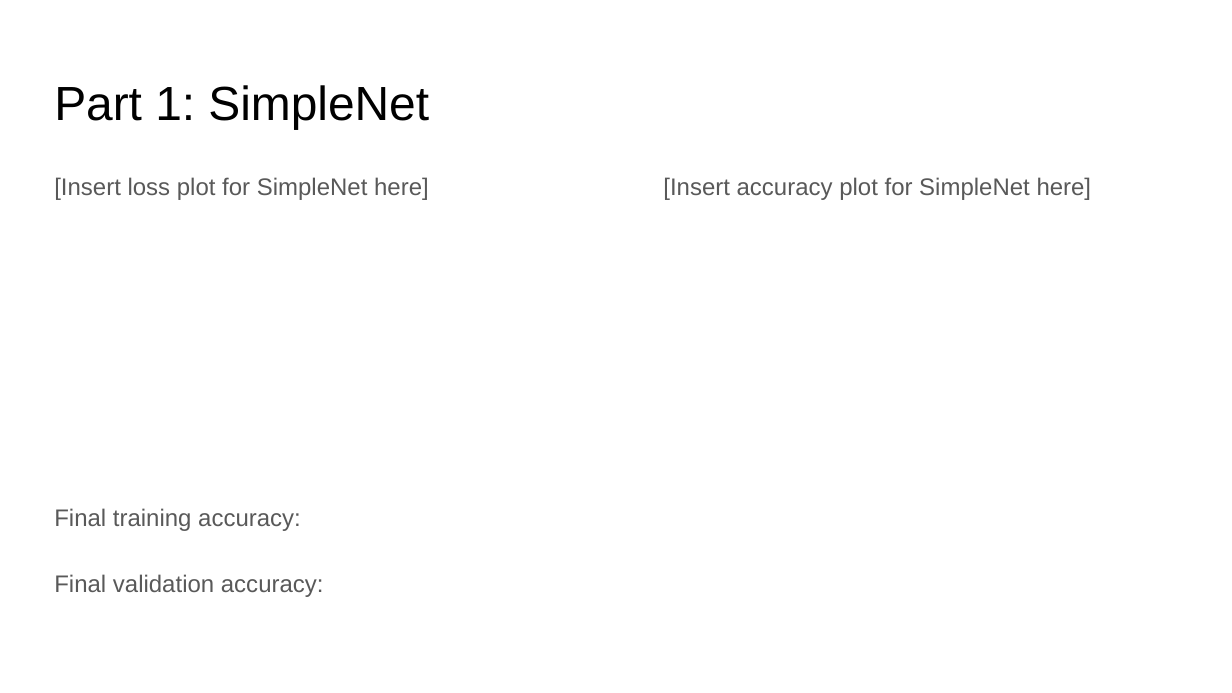
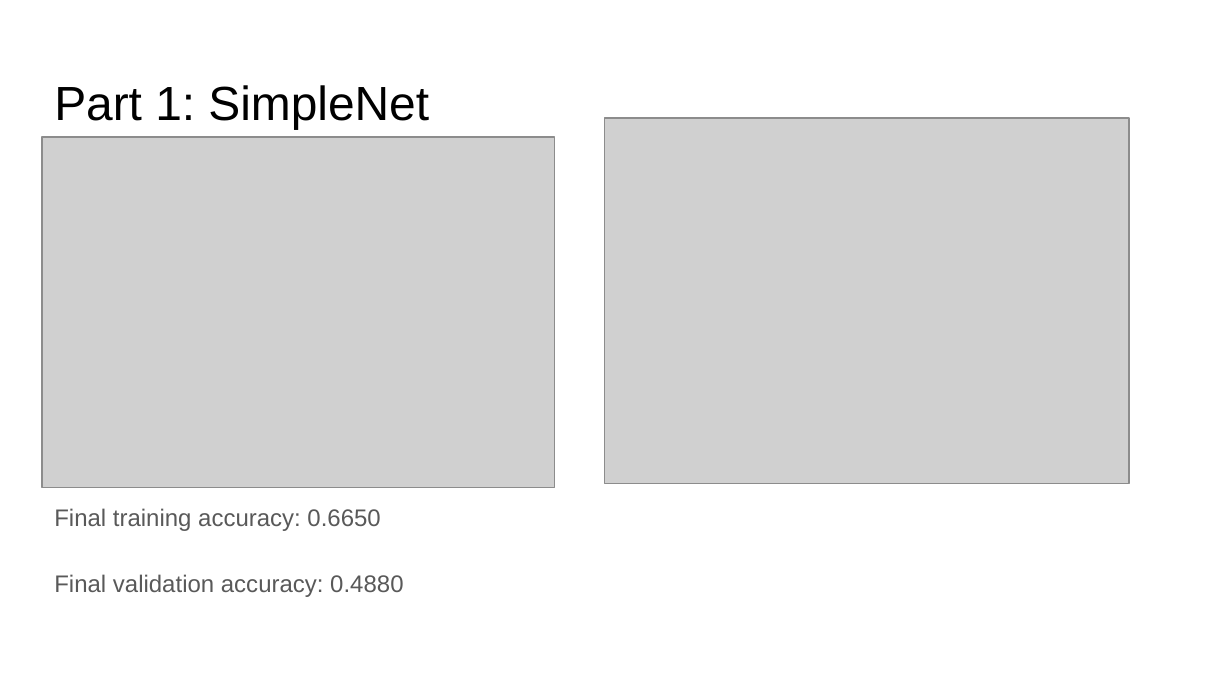
Before and after one commit to bojunyang24/CS6476, a slide deck: slide 2 of proj5/proj5_report.pptx. Drawn at 1232x693 pixels with LibreOffice and Linux fonts; fonts in the diff are those of the drawing; grey boxes stand for pictures. Boxes give left, top, right and bottom in pixels: in the first picture for what was removed or moved away, otherwise in the second. Text is boxed around its words. In the diff, an @@ line names an element or a change of style, - is before the commit and + after.

```diff
--- a/proj5/proj5_report.pptx
+++ b/proj5/proj5_report.pptx
@@ picture added at (605, 118, 1130, 483) @@
@@ picture added at (42, 137, 554, 488) @@
@@ text removed at (663, 177, 1092, 200) @@
-[Insert accuracy plot for SimpleNet here]
@@ text at (54, 508, 403, 597): text changed @@
-Final training accuracy:
-Final validation accuracy:
+Final training accuracy: 0.6650
+Final validation accuracy: 0.4880
```
Also in this commit, not shown: 7 other slides changed, 13 other files.
